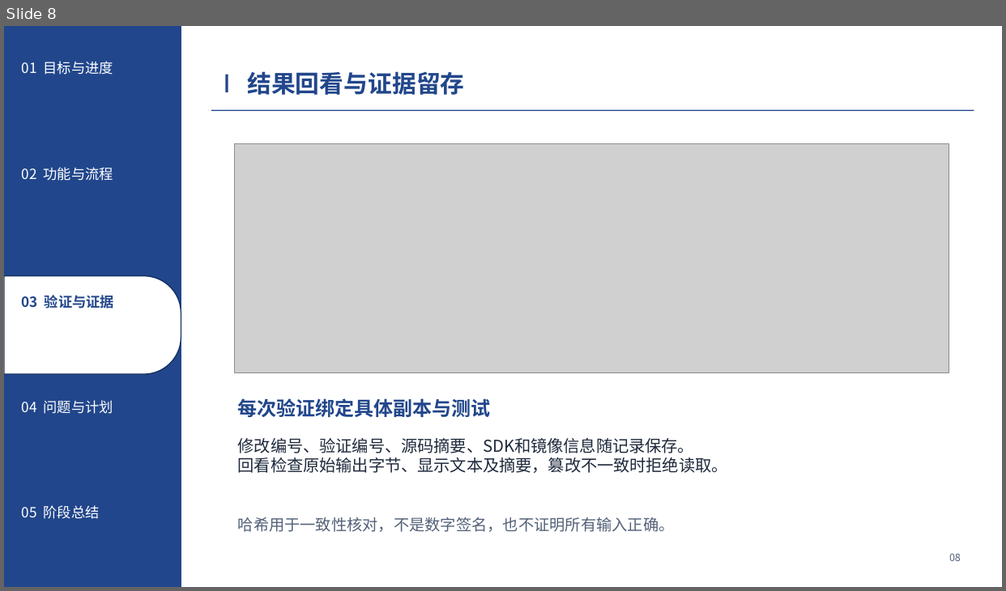
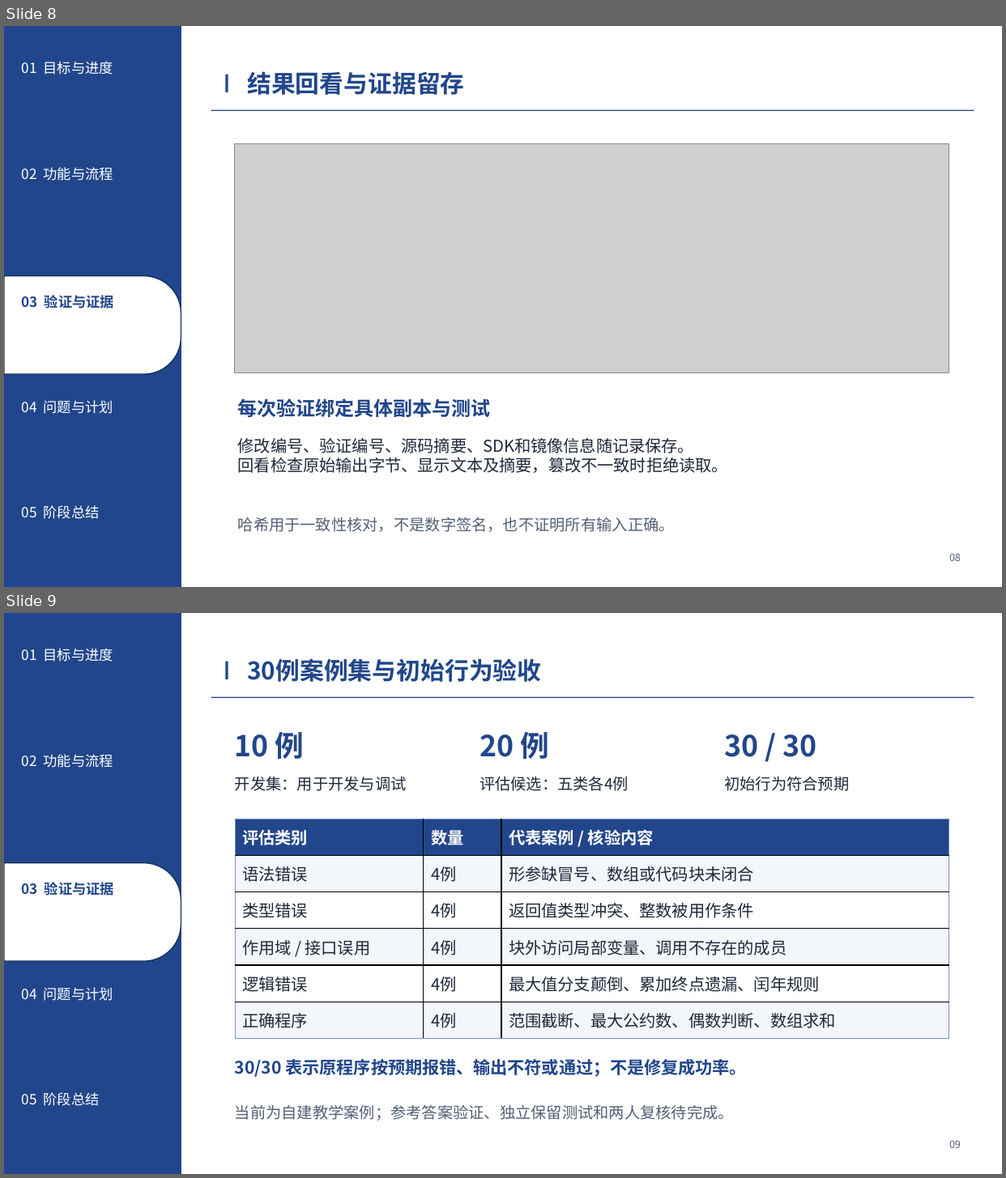
Before and after one commit to Frank72316/cangjie-code-doctor, a slide deck: docs/midterm-defense.pptx. Shown one above the other, each under a label of ours: slide 8 before the commit, slides 8 and 9 after it. The pictures are 1006x591 and 1006x1178 pixels, drawn with LibreOffice and Linux fonts; fonts in the diff are those of the drawing; grey boxes stand for pictures. Boxes give left, top, right and bottom in pixels: in the first picture for what was removed or moved away, otherwise in the second. Text is boxed around its words. In the diff, an @@ line names an element or a change of style, - is before the commit and + after.

```diff
--- a/docs/midterm-defense.pptx
+++ b/docs/midterm-defense.pptx
@@ slide 9 added at (x1=4, y1=613, x2=1002, y2=1174), background #FFFFFF @@
@@ rectangle added at (x1=4, y1=613, x2=181, y2=1174), fill #21468B, outline #21468B 0 pt @@
@@ text added at (x1=22, y1=648, x2=113, y2=662), 13.5 pt, text #FFFFFF @@
+01 目标与进度
@@ text added at (x1=247, y1=658, x2=541, y2=682), 23.2 pt, text #21468B, bold @@
+30例案例集与初始行为验收
@@ rectangle added at (x1=226, y1=662, x2=228, y2=679), fill #21468B @@
@@ rectangle added at (x1=211, y1=697, x2=974, y2=697), fill #21468B @@
@@ text added at (x1=235, y1=732, x2=305, y2=759), 27.8 pt, text #21468B, bold @@
+10 例
@@ text added at (x1=479, y1=732, x2=549, y2=759), 27.8 pt, text #21468B, bold @@
+20 例
@@ text added at (x1=22, y1=754, x2=113, y2=768), 13.5 pt, text #FFFFFF @@
+02 功能与流程
@@ text added at (x1=724, y1=735, x2=816, y2=757), 27.8 pt, text #21468B, bold @@
+30 / 30
@@ text added at (x1=235, y1=777, x2=407, y2=791), 15 pt, text #1E293B @@
+开发集：用于开发与调试
@@ text added at (x1=479, y1=777, x2=629, y2=791), 15 pt, text #1E293B @@
+评估候选：五类各4例
@@ text added at (x1=724, y1=777, x2=849, y2=791), 15 pt, text #1E293B @@
+初始行为符合预期
@@ table added at (x1=235, y1=819, x2=948, y2=1039), 6 rows, 3 columns @@
+评估类别 | 数量 | 代表案例 / 核验内容
+语法错误 | 4例 | 形参缺冒号、数组或代码块未闭合
+类型错误 | 4例 | 返回值类型冲突、整数被用作条件
+作用域 / 接口误用 | 4例 | 块外访问局部变量、调用不存在的成员
+逻辑错误 | 4例 | 最大值分支颠倒、累加终点遗漏、闰年规则
+正确程序 | 4例 | 范围截断、最大公约数、偶数判断、数组求和
@@ round same rect added at (x1=4, y1=863, x2=181, y2=961), fill #FFFFFF, outline #112D60 1 pt @@
@@ text added at (x1=22, y1=882, x2=114, y2=896), 13.5 pt, text #21468B, bold @@
+03 验证与证据
@@ text added at (x1=22, y1=987, x2=113, y2=1001), 13.5 pt, text #FFFFFF @@
+04 问题与计划
@@ text added at (x1=235, y1=1059, x2=747, y2=1077), 16.5 pt, text #21468B, bold @@
+30/30 表示原程序按预期报错、输出不符或通过；不是修复成功率。
@@ text added at (x1=22, y1=1093, x2=100, y2=1106), 13.5 pt, text #FFFFFF @@
+05 阶段总结
@@ text added at (x1=235, y1=1105, x2=734, y2=1121), 15 pt, text #526077 @@
+当前为自建教学案例；参考答案验证、独立保留测试和两人复核待完成。
@@ text added at (x1=949, y1=1140, x2=961, y2=1148), 9.8 pt, text #526077 @@
+09
```
Also in this commit, not shown: 5 slides changed, 1 slide removed, 2 other files.
